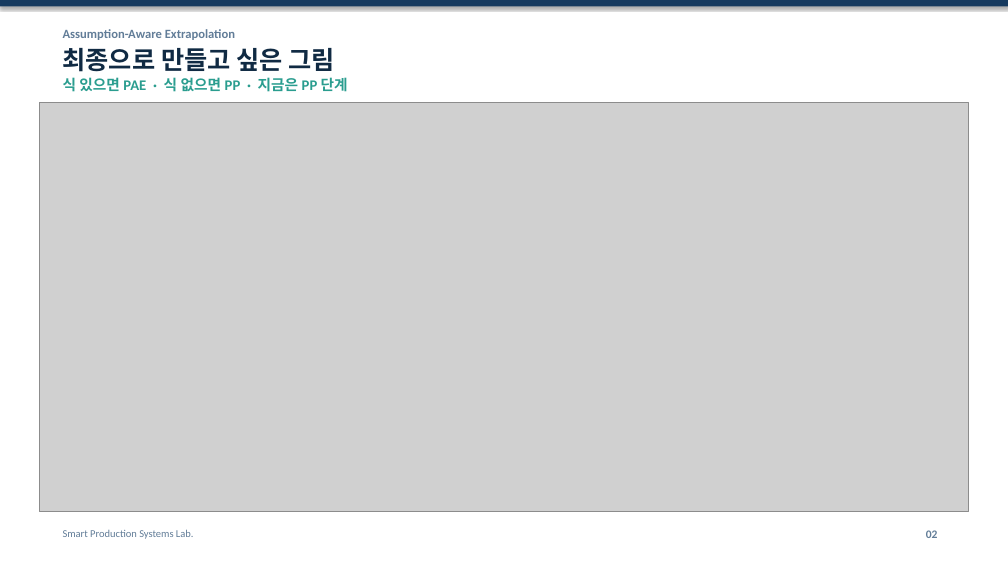
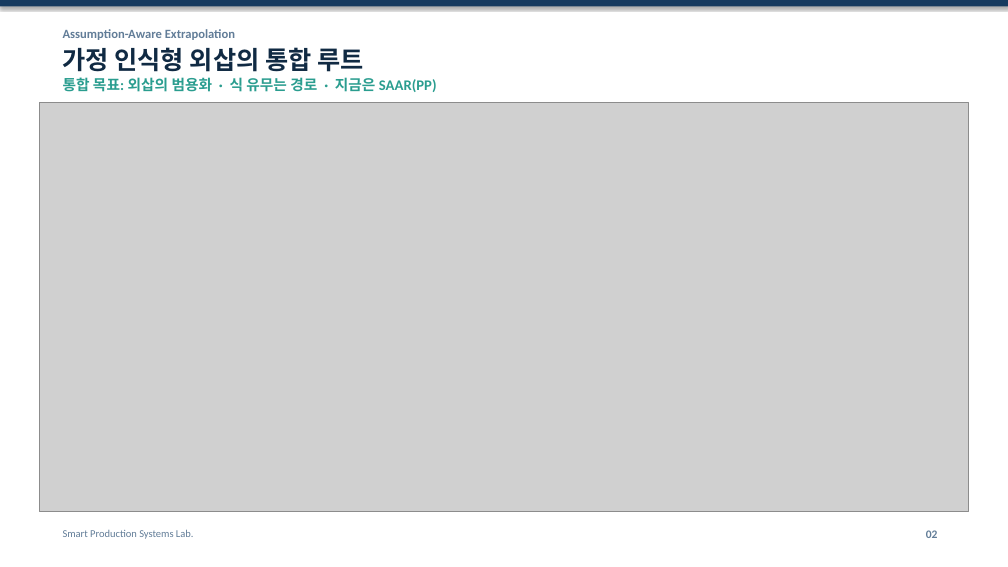
Before and after one commit to amumujs-create/pp_pae_total, a slide deck: slide 2 of output/PP_Research_Detailed_v2.pptx. Drawn at 1008x567 pixels with LibreOffice and Linux fonts; fonts in the diff are those of the drawing; grey boxes stand for pictures. Boxes give left, top, right and bottom in pixels: in the first picture for what was removed or moved away, otherwise in the second. Text is boxed around its words. In the diff, an @@ line names an element or a change of style, - is before the commit and + after.

```diff
--- a/output/PP_Research_Detailed_v2.pptx
+++ b/output/PP_Research_Detailed_v2.pptx
@@ text at box(63, 47, 363, 72): text changed @@
-최종으로 만들고 싶은 그림
+가정 인식형 외삽의 통합 루트
@@ text at box(63, 76, 437, 95): text changed @@
-식 있으면 PAE · 식 없으면 PP · 지금은 PP 단계
+통합 목표: 외삽의 범용화 · 식 유무는 경로 · 지금은 SAAR(PP)
```
Also in this commit, not shown: 64 other slides changed, 41 other files.
